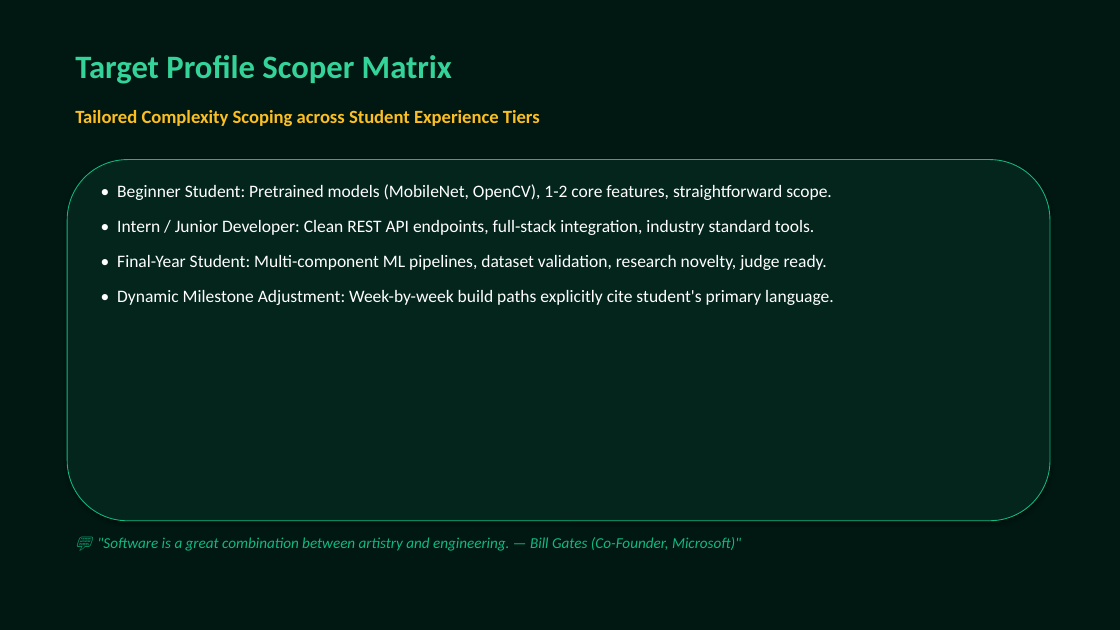
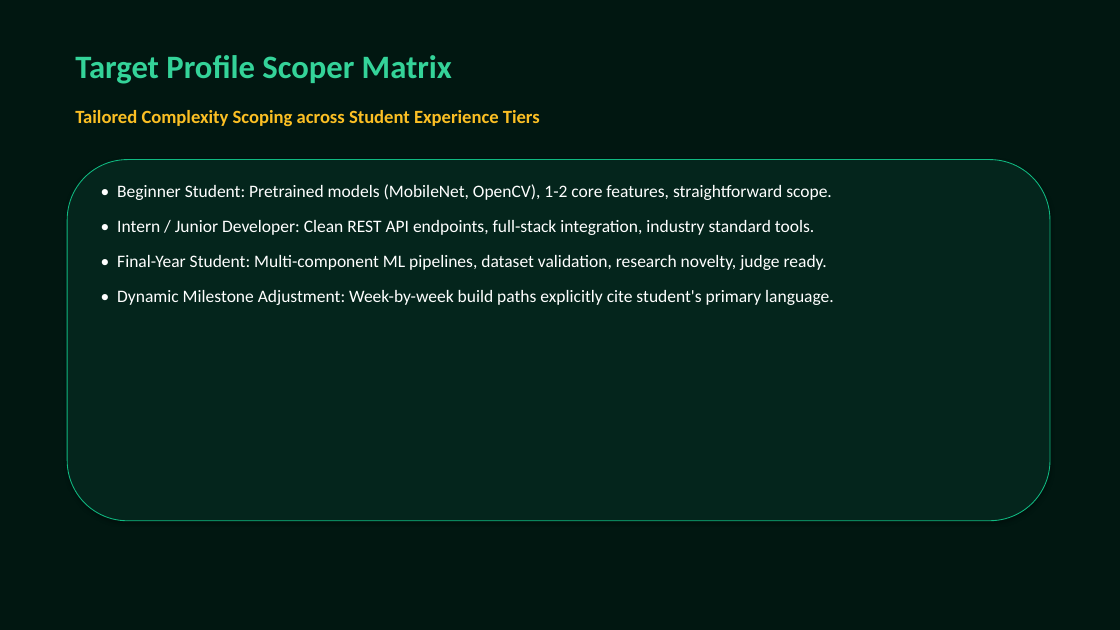
Before and after one commit to ishansharma16012007-bot/3hr-promptwars, a slide deck: slide 5 of antigravity_presentation.pptx. Drawn at 1120x630 pixels with LibreOffice and Linux fonts; fonts in the diff are those of the drawing. Boxes give left, top, right and bottom in pixels: in the first picture for what was removed or moved away, otherwise in the second. Text is boxed around its words. In the diff, an @@ line names an element or a change of style, - is before the commit and + after.

```diff
--- a/antigravity_presentation.pptx
+++ b/antigravity_presentation.pptx
@@ text removed at (97,537,741,551) @@
-💬 "Software is a great combination between artistry and engineering. — Bill Gates (Co-Founder, Microsoft)"
```
Also in this commit, not shown: 19 other slides changed, 3 other files.
